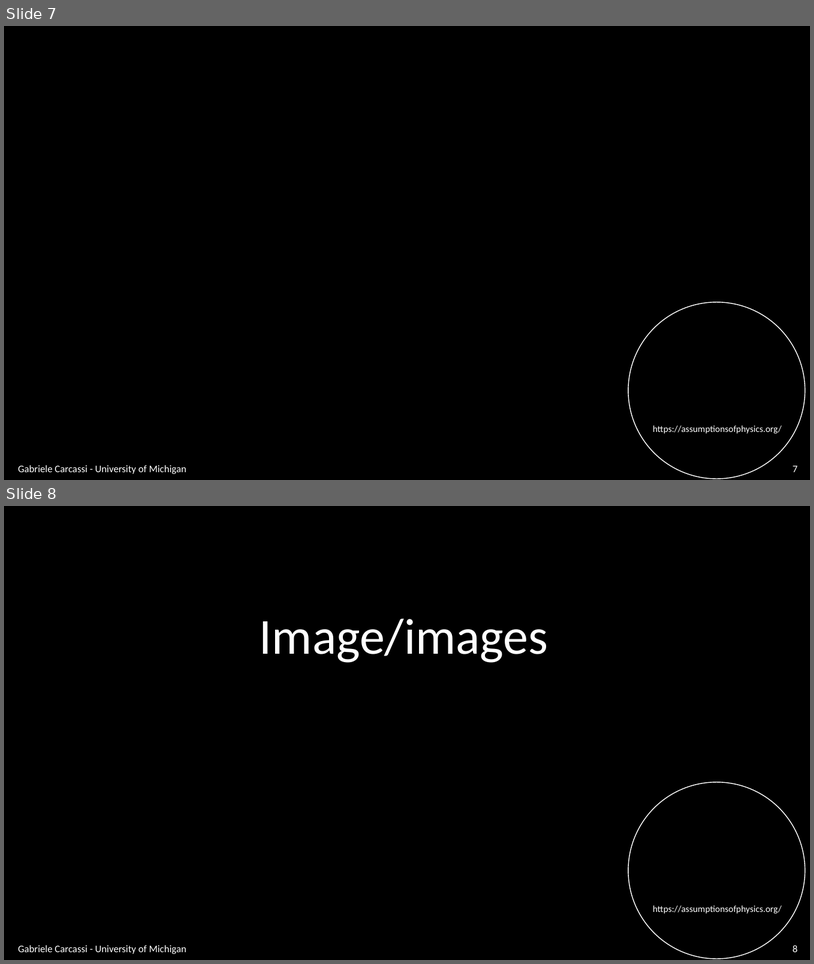
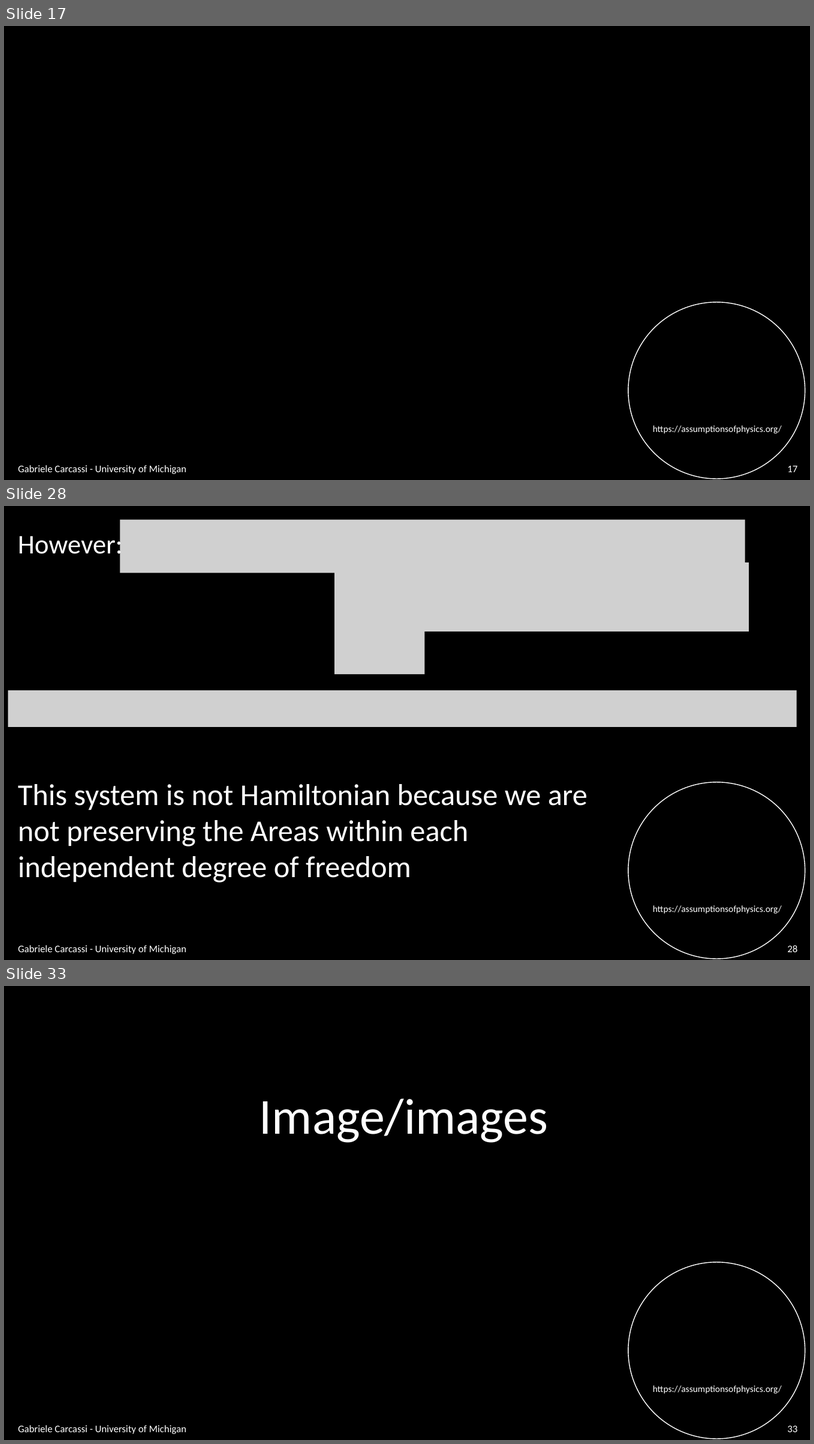
Before and after one commit to assumptionsofphysics/slides, a slide deck: BookCompanions-v2/RP-Class-4.pptx. Shown one above the other, each under a label of ours: slides 7 and 8 before the commit, slides 17, 28 and 33 after it; the slides between them are not shown. The pictures are 814x964 and 814x1444 pixels, drawn with LibreOffice and Linux fonts; fonts in the diff are those of the drawing; grey boxes stand for pictures; background and template pictures are left out. Boxes give left, top, right and bottom in pixels: in the first picture for what was removed or moved away, otherwise in the second. Text is boxed around its words. In the diff, an @@ line names an element or a change of style, - is before the commit and + after.

```diff
--- a/BookCompanions-v2/RP-Class-4.pptx
+++ b/BookCompanions-v2/RP-Class-4.pptx
@@ slide 28 added at bbox=[4, 506, 810, 960], background #000000; not listed: 2 template elements that a slide beside it also shows @@
@@ picture added at bbox=[120, 519, 746, 573] @@
@@ text added at bbox=[18, 531, 123, 561], 32 pt, text #FFFFFF @@
+However:
@@ picture added at bbox=[335, 562, 749, 631] @@
@@ picture added at bbox=[335, 631, 425, 674] @@
@@ picture added at bbox=[8, 690, 798, 727] @@
@@ text added at bbox=[18, 784, 588, 882], 36 pt, text #FFFFFF @@
+This system is not Hamiltonian because we are
+not preserving the Areas within each
+independent degree of freedom
@@ text added at bbox=[18, 945, 186, 954], 12 pt, text #FFFFFF @@
+Gabriele Carcassi - University of Michigan
@@ page number added at bbox=[788, 945, 798, 952], 12 pt, text #FFFFFF @@
+28
@@ what was slide 7 is now slide 17 @@
@@ page number at bbox=[788, 465, 798, 472]: text changed @@
-7
+17
@@ what was slide 8 is now slide 33 @@
@@ page number at bbox=[788, 1425, 798, 1432]: text changed @@
-8
+33
```
Also in this commit, not shown: 2 slides changed, 24 other slides added.
